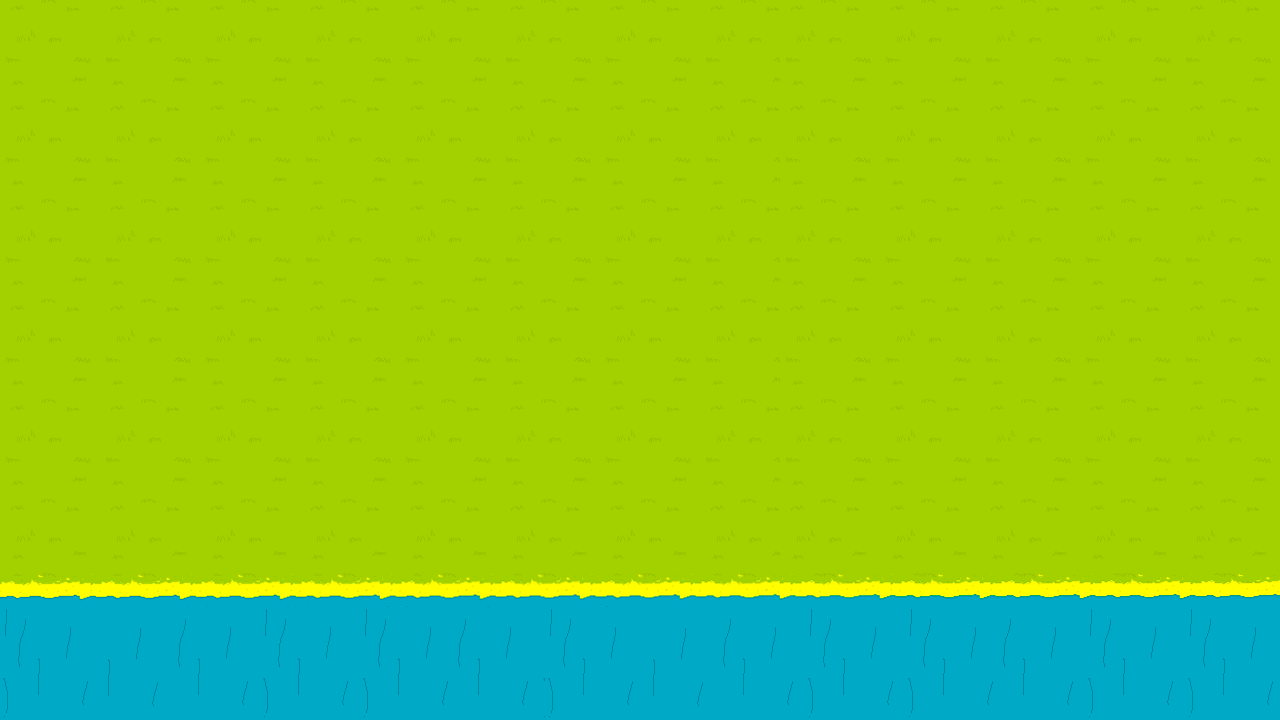
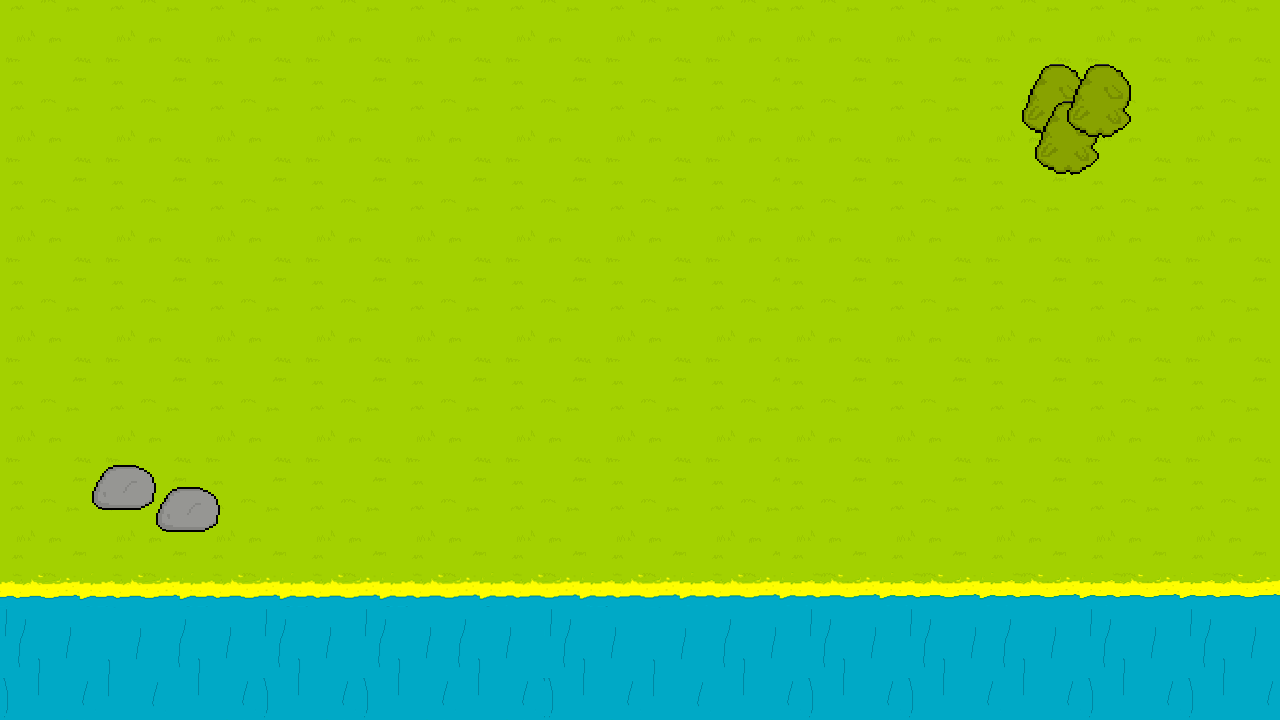
Before/after of a w=1280, h=720 layered artwork. What changed in the layer stack:
added layer "Camada 2" above "Camada 4" over [156, 487, 220, 532]
added layer "Camada 4" above "Camada 5" over [1067, 64, 1131, 138]
added layer "Camada 5" above "Camada 3" over [1035, 101, 1099, 175]
added layer "Camada 3" above "Camada 1" over [1022, 64, 1086, 138]
added layer "Camada 1" above "Tile-X4" over [92, 465, 156, 510]
